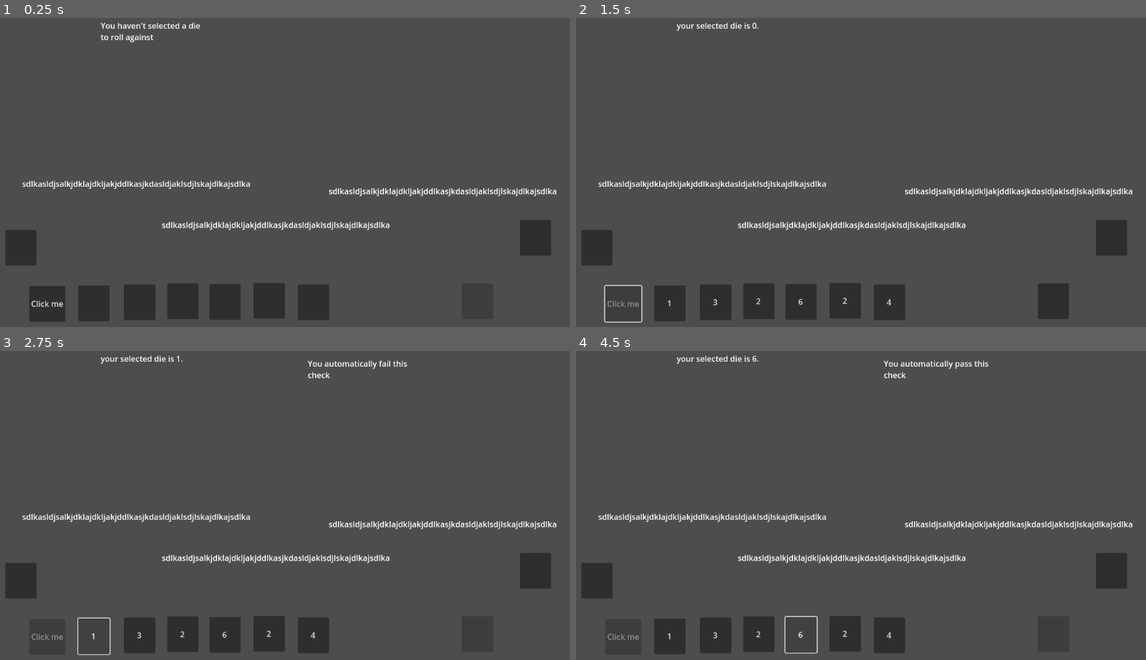
Above: before the commit, frames 1-4 (two rows, left to right).
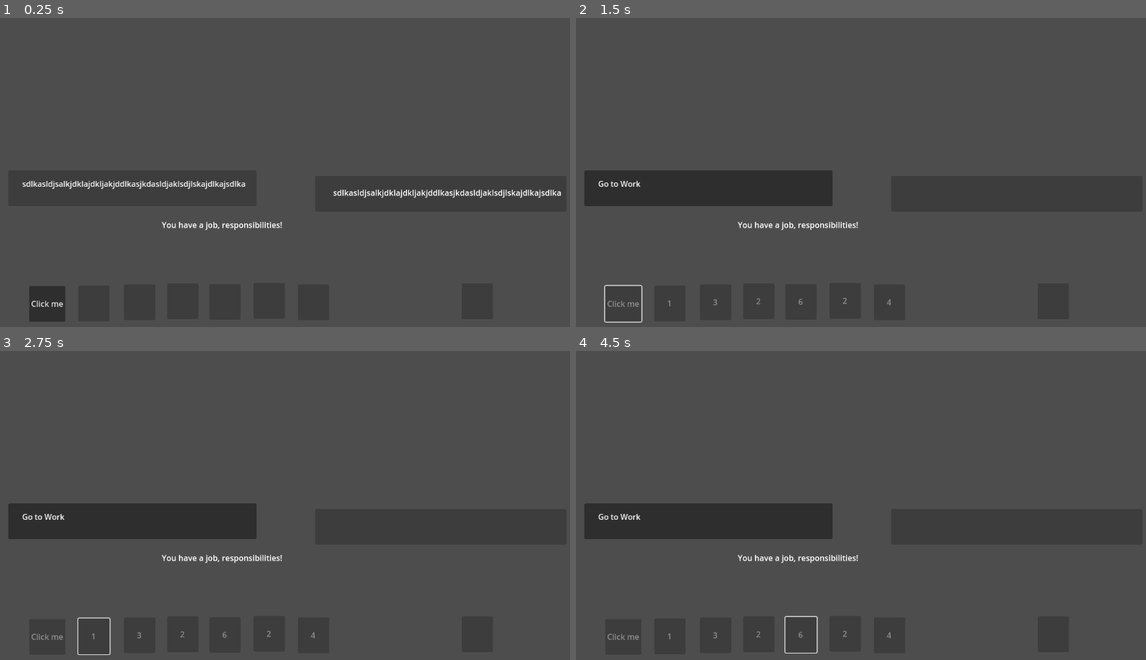
Above: after the commit, the same moments.

Repository: pjsheeha/cantwejuststartaband
Game: Godot game, scene res://UI/ui.tscn
Same seed, same stepped clock (60 frames per second), same inputs: the game is played once before the commit and once after it.
Inputs (mouse positions are in pixels of both pictures, inside the frame that each line leads up to):
- Up to frame 1 (0.25 s): no input
- Up to frame 2 (1.5 s): click (667, 302) at 0.52 s; click "Click me" at 1.25 s
- Up to frame 3 (2.75 s): click (91, 635) at 2 s, where only the run before the commit has a clickable "1"
- Up to frame 4 (4.5 s): click (712, 635) at 2.75 s, where only the run before the commit has a clickable "3"; click (758, 635) at 3.5 s, where only the run before the commit has a clickable "2"; click (798, 635) at 4.25 s, where only the run before the commit has a clickable "6"

The runs differ from the first frame. In frame 1, 3.2% of the frame differs, in the area x 1-99%, y 1-81%; in frame 2, 7.5%; in frame 3, 7.8%; in frame 4, 7.8%, in the area x 1-98%, y 1-94%.
Error after the commit: Invalid access to property or key 'id' on a base object of type 'Dictionary'. (res://UI/Control_UI.gd:127)

Commit message:
worked on getting progression finished, probs need support

Diff:
--- a/UI/Control_UI.gd
+++ b/UI/Control_UI.gd
@@ -14,8 +14,8 @@
 @onready var option1 = get_node("option1");
 @onready var option2 = get_node("option2");
 @onready var currentPos = get_node("position-label");
-@onready var winPosition = get_node("win-position");
-@onready var losePosition = get_node("lose-position");
+@onready var winPosition = get_node("option1/win-position");
+@onready var losePosition = get_node("option2/lose-position");
 var dice;
 var rng;
 var selected = '';
@@ -52,26 +52,35 @@
 	option1.pressed.connect(self._button_pressed_advance.bind(1))
 	option2.pressed.connect(self._button_pressed_advance.bind(2))
 	for die in dice :
-
 		die.pressed.connect( self._button_pressed_die_selected.bind(dice.find(die)))
 	yourdie.pressed.connect(self._button_pressed_yourdie_selected)
 	yourdie.disabled = true
 	json_data = load_json_file(json_scene)
 	print(json_data['stages'][0]['description'])
+	attributes.append('HIRED');
+	setupAll();
+	initialRoll();
+
 	pass # Replace with function body.
 
+func initialRoll():
+	roll_daily.disabled = false;
+	for die in dice :
+		die.disabled = true;
+	option1.disabled = true;
+	option2.disabled = true;
+
 func setupAll():
-	for d in dieDailyArchive:
-		dice[d].disabled = true;
-	var json_stage = json_data['stages'][current_json_id];
+	resultsText.text = '';
+	whoWinsText.text = ''
+	yourdie.text = ''
+	selectedText.text = '';
+	json_stage = json_data['stages'][current_json_id];
 
 	for a in attributes:
 		if (a == json_data['stages'][current_json_id]['substituteIf']):
 			json_stage = json_data['stages'][current_json_id]['substituteObject'];
 
-	for a in attributes:
-		if (a == json_data['stages'][current_json_id]['substituteIf']):
-			json_stage[current_json_id]['substituteObject'];
 	if (json_stage["value"] == 1337):	##1337 is FIRED
 		if (attributes.count('FIRED')==0):
 			attributes.append('FIRED');
@@ -112,41 +121,83 @@
 	elif (json_stage["value"] == 9696):	#9696 is remove INFLATED
 		if (attributes.count('INFLATED')>0):
 			attributes.remove_at(attributes.find('INFLATED'));
-	else:
-		money += json_stage["value"]
+	#else:
+	#	money += json_stage["value"]
 	currentPos.text = json_stage['title'];
+	if (json_stage["id"] == 24):
+		if (!attributes.has("NEEDS_NOT_MET")):
+			attributes.remove_at(attributes.find('NEEDS_NOT_MET'));
+		else:
+			var opop = 0
+			var goalToDelete = randi() % dice.length;
+			for d in dice:
+				if (goalToDelete == opop):
+					dice.remove_at(attributes.find(d));
+				opop += 1;
+
+		for v in diceVals:
+			v =0
+		for o in dice:
+			o.text = ''
+		initialRoll();
+	deciding_die()
+	for d in dieDailyArchive:
+		dice[d].disabled = true
+
+#	pass
+
+func deciding_die():
 	var winId = 0;
 	var loseId = 0;
 	var win = ''
 	var lose = ''
 	if (json_stage['type'] == 'contest'):
+		for p in dice:
+			p.disabled = false
 		winId = current_json_id + direction;
-		loseId= current_json_id + direction;
+		loseId= current_json_id + -1*direction;
+		option1.disabled = true;
+		option2.disabled = true;
 		win = json_data['stages'][winId]['title']
 		lose = json_data['stages'][loseId]['title']
-	elif (json_stage['type']== 'a'):
+	else:
+		for piu in dice:
+			print('oko')
+			piu.disabled = true
+
 		if (json_stage['spacesForward']>0):
 			winId= current_json_id + json_stage['spacesForward'];
+			option2.disabled = true;
+			option1.disabled = false;
 			win = json_data['stages'][winId]['title']
 		elif (json_stage['spacesForward']<0):
 			loseId= current_json_id + json_stage['spacesForward'];
 			lose = json_data['stages'][loseId]['title']
+			option2.disabled = false;
+			option1.disabled = true;
 	winPosition.text = win
 	losePosition.text = lose
-
-#	pass
-
-
 func _button_pressed_advance(opt):
-	dieDailyArchive.append(dieIndex);
-
+
+	print(json_stage)
 	if (json_stage["type"] == "a"):
+		current_json_id += json_stage["spacesForward"];
+	elif (json_stage["type"] == "payday"):
+		money += json_stage["value"];
+		current_json_id += json_stage["spacesForward"];
+	elif (json_stage["type"] == "rollpaydayboss"):
+		money += json_stage["value"]+ ((randi() % 6)+1);
+		current_json_id += json_stage["spacesForward"];
+	elif (json_stage["type"] == "teleport"):
+		current_json_id = json_stage["spacesForward"];
+	elif (json_stage["type"] == 'contest'):
+
+		dieDailyArchive.append(dieIndex);
 		if (opt == 1):
-			current_json_id = direction;
+			current_json_id += (direction);
 		elif (opt == 2):
-			current_json_id = -1*direction;
-	elif (json_stage["type"] == 'contest'):
-		current_json_id = direction*json_stage["spacesForward"];
+			current_json_id += -1*direction;
+
 	setupAll();
 
 
@@ -170,6 +221,29 @@
 		yourdie.text = str(rol+1);
 
 		yourdieselected = str(rol+1);
+		if (yourdieselected != ''):
+				if dieVal == 6 or dieVal == 1:
+					resultsText.text = 'doesnt matter';
+				else:
+					resultsText.text = 'your rolled die is ' + yourdieselected+ '.';
+					yourdie.disabled = false
+					whoWinsText.text = ''
+					if yourdieVal < dieVal:
+
+						you_rolled_higher = false;
+						whoWinsText.text = 'Your roll of ' + str(yourdieVal) + ' was less than your competitions which was ' + str(dieVal) +'. You win!'
+					elif yourdieVal == dieVal:
+						you_rolled_higher = true;
+						print('asasa',str(yourdieVal));
+						whoWinsText.text = 'Your roll of ' + str(yourdieVal) + ' was equal to your competitions which was ' + str(dieVal) +'. You lose.'
+					else:
+						you_rolled_higher = true;
+						whoWinsText.text = "Your roll of " + str(yourdieVal) + ' was higher than your competitors roll which was ' + str(dieVal) + '. You lose.'
+					for die in dice :
+						die.disabled = true;
+					yourdie.disabled = true
+
+				_which_option()
 
 
 func _button_pressed_die_selected(di):
@@ -183,39 +257,6 @@
 		dieIndex = di;
 		print('index', dieIndex)
 		selected = ''
-
-	pass
-
-func _button_pressed_click_me():
-
-	if (roll_daily_rolled == false):
-		for die in dice :
-
-			var rol = randi() % 6;
-			die.text = str(rol+1);
-			diceVals[dice.find(die)] = str(rol+1);
-			roll_daily.disabled = true;
-		roll_daily_rolled = true;
-
-
-	pass
-
-func _which_option(option):
-	if (option == 1):
-		option1.disabled = true;
-		option2.disabled = false;
-	elif (option == 2):
-		option1.disabled = false;
-		option2.disabled = true;
-	pass
-# Called every frame. 'delta' is the elapsed time since the previous frame.
-func _process(delta):
-	if (yourdieselected != ''):
-		if dieVal == 6 or dieVal == 1:
-			resultsText.text = 'doesnt matter';
-		else:
-			resultsText.text = 'your rolled die is ' + yourdieselected+ '.';
-
 	if (selected != ''):
 		selectedText.text = 'your selected die is '+selected+ '.';
 		yourdie.disabled = false
@@ -226,32 +267,53 @@
 
 			whoWinsText.text = 'You automatically pass this check'
 			yourdie.disabled = true
+			you_rolled_higher = false;
+			_which_option()
 		elif (dieVal ==1):
 			whoWinsText.text = 'You automatically fail this check'
 			yourdie.disabled = true
+			you_rolled_higher = true;
+			_which_option()
 		else:
-			yourdie.disabled = false
-			whoWinsText.text = ''
-			if (yourdieselected != ''):
-
-				if yourdieVal < dieVal:
-
-					you_rolled_higher = false;
-
-					print('asasa',str(yourdieVal));
-					whoWinsText.text = 'Your roll of ' + str(yourdieVal) + ' was less than your competitions which was ' + str(dieVal) +'. You win!'
-				elif yourdieVal == dieVal:
-					you_rolled_higher = true;
-					print('asasa',str(yourdieVal));
-					whoWinsText.text = 'Your roll of ' + str(yourdieVal) + ' was equal to your competitions which was ' + str(dieVal) +'. You lose.'
-				else:
-					you_rolled_higher = true;
-					whoWinsText.text = "Your roll of " + str(yourdieVal) + ' was higher than your competitors roll which was ' + str(dieVal) + '. You lose.'
-				for die in dice :
-					die.disabled = true;
-				yourdie.disabled = true
-
-	else:
-		resultsText.text = '';
-		whoWinsText.text = ''
-	pass
+			option1.disabled = true;
+			option1.disabled = true;
+
+
+	pass
+
+func _button_pressed_click_me():
+
+	if (roll_daily_rolled == false):
+		for die in dice :
+			if (json_stage["type"] == "a"):
+				die.disabled = true
+
+			elif (json_stage["type"] == "contest"):
+				die.disabled = false
+			else:
+				die.disabled = true
+			var rol = randi() % 6;
+			die.text = str(rol+1);
+			diceVals[dice.find(die)] = str(rol+1);
+
+			roll_daily.disabled = true;
+		roll_daily_rolled = true;
+	deciding_die();
+
+
+	pass
+
+func _which_option():
+	if (you_rolled_higher == false):
+		option1.disabled = false;
+		option2.disabled = true;
+	elif (you_rolled_higher == true):
+		option1.disabled = true;
+		option2.disabled = false;
+	pass
+# Called every frame. 'delta' is the elapsed time since the previous frame.
+func _process(delta):
+
+
+
+	pass
--- a/UI/ui.tscn
+++ b/UI/ui.tscn
@@ -69,17 +69,36 @@
 
 [node name="option1" type="Button" parent="Control2"]
 layout_mode = 2
-offset_left = 1051.0
-offset_top = 412.0
-offset_right = 1114.0
-offset_bottom = 484.0
+offset_left = 639.0
+offset_top = 323.0
+offset_right = 1145.0
+offset_bottom = 395.0
+
+[node name="win-position" type="RichTextLabel" parent="Control2/option1"]
+layout_mode = 0
+offset_left = 36.0
+offset_top = 22.0
+offset_right = 537.0
+offset_bottom = 94.0
+mouse_filter = 2
+text = "sdlkasldjsalkjdklajdkljakjddlkasjkdasldjaklsdjlskajdlkajsdlka"
 
 [node name="option2" type="Button" parent="Control2"]
 layout_mode = 2
-offset_left = 15.0
-offset_top = 432.0
-offset_right = 78.0
-offset_bottom = 504.0
+offset_left = 21.0
+offset_top = 312.0
+offset_right = 521.0
+offset_bottom = 384.0
+
+[node name="lose-position" type="RichTextLabel" parent="Control2/option2"]
+layout_mode = 0
+offset_left = 28.0
+offset_top = 15.0
+offset_right = 529.0
+offset_bottom = 87.0
+scale = Vector2(0.978934, 1)
+mouse_filter = 2
+text = "sdlkasldjsalkjdklajdkljakjddlkasjkdasldjaklsdjlskajdlkajsdlka"
 
 [node name="selected" type="RichTextLabel" parent="Control2"]
 layout_mode = 0
@@ -96,22 +115,6 @@
 offset_bottom = 482.0
 text = "sdlkasldjsalkjdklajdkljakjddlkasjkdasldjaklsdjlskajdlkajsdlka"
 
-[node name="win-position" type="RichTextLabel" parent="Control2"]
-layout_mode = 0
-offset_left = 666.0
-offset_top = 342.0
-offset_right = 1167.0
-offset_bottom = 414.0
-text = "sdlkasldjsalkjdklajdkljakjddlkasjkdasldjaklsdjlskajdlkajsdlka"
-
-[node name="lose-position" type="RichTextLabel" parent="Control2"]
-layout_mode = 0
-offset_left = 49.0
-offset_top = 327.0
-offset_right = 550.0
-offset_bottom = 399.0
-text = "sdlkasldjsalkjdklajdkljakjddlkasjkdasldjaklsdjlskajdlkajsdlka"
-
 [node name="results" type="RichTextLabel" parent="Control2"]
 layout_mode = 0
 offset_left = 476.0
--- a/my_scene.json
+++ b/my_scene.json
@@ -5,7 +5,7 @@
 			"title": "Fought in court successfully!",
 			"description": "You were able to fight the violation in court.",
 			"value": 0,
-			"type": "a",
+			"type": "teleport",
 			"spacesForward": 81,
 			"substituteIf": "",
 			"substituteObject": {}
@@ -171,7 +171,7 @@
 			"description": "",
 			"value": 0,
 			"type": "a",
-			"spacesForward": -8,
+			"spacesForward": -1,
 			"substituteIf": "",
 			"substituteObject": {}
 		},
